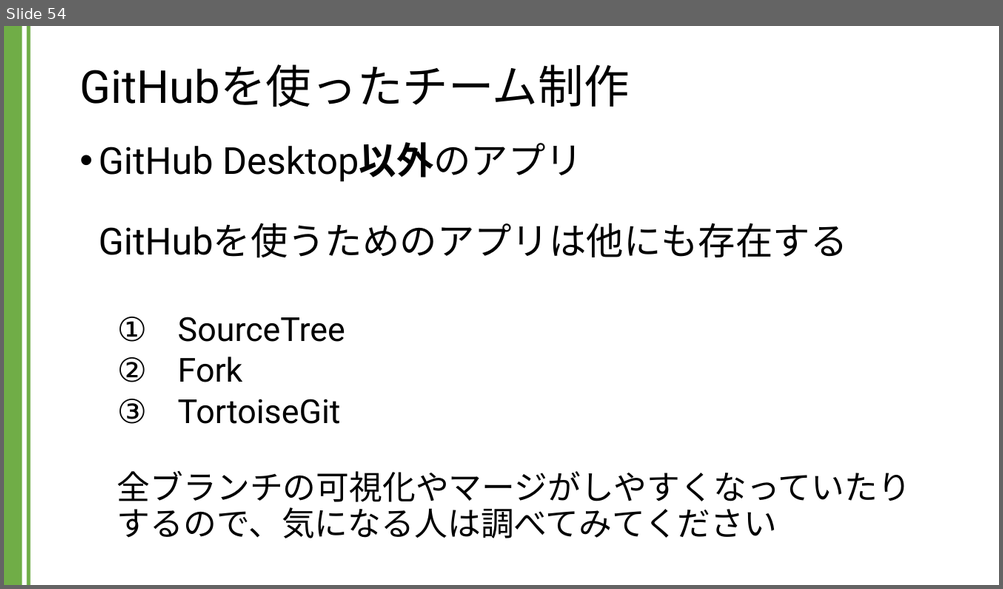
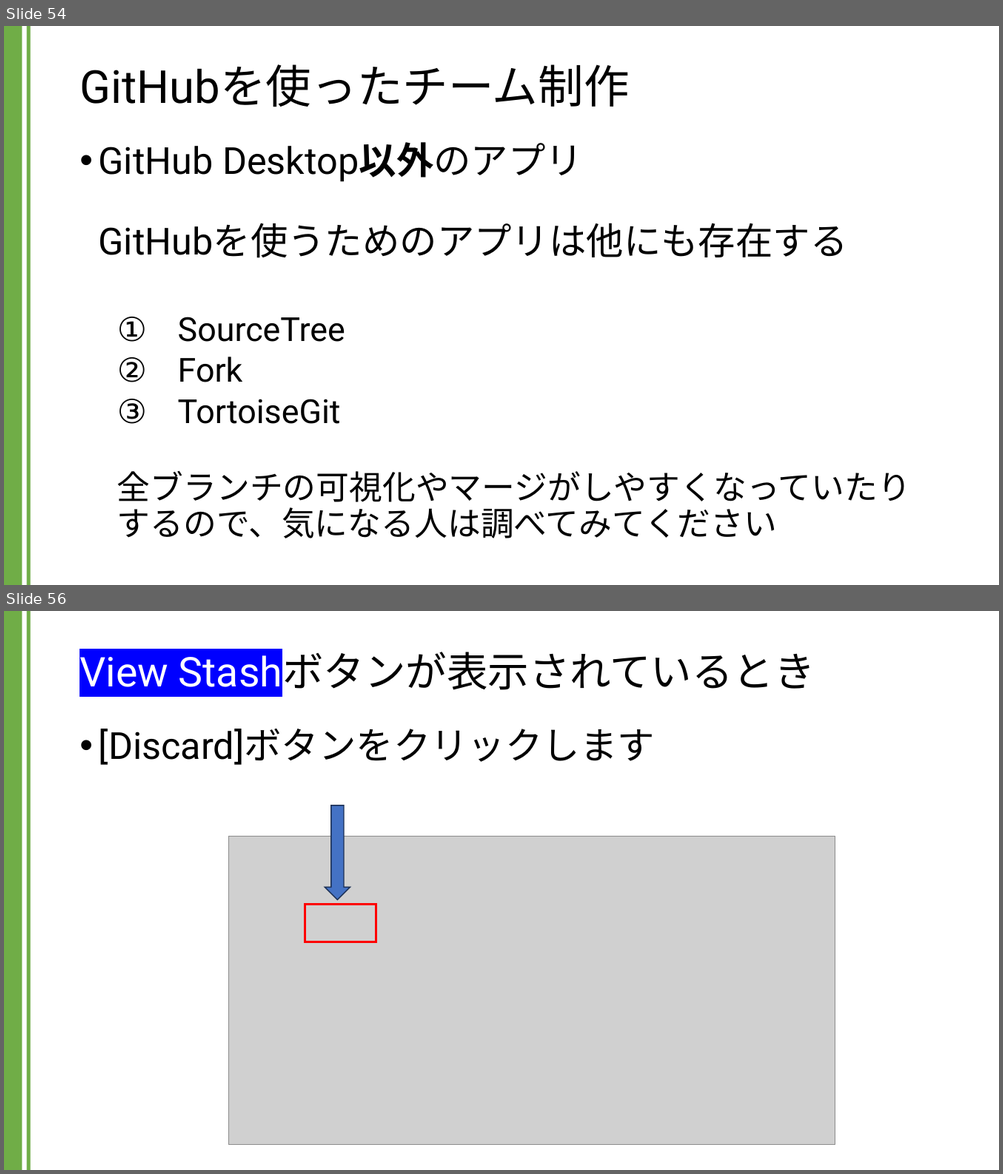
Before and after one commit to kic-murata/cpp2024, a slide deck: 授業資料/GitHubを用いたチーム制作.pptx. Shown one above the other, each under a label of ours: slide 54 before the commit, slides 54 and 56 after it; the slides between them are not shown. The pictures are 1003x589 and 1003x1174 pixels, drawn with LibreOffice and Linux fonts; fonts in the diff are those of the drawing; grey boxes stand for pictures. Boxes give left, top, right and bottom in pixels: in the first picture for what was removed or moved away, otherwise in the second. Text is boxed around its words. In the diff, an @@ line names an element or a change of style, - is before the commit and + after.

```diff
--- a/授業資料/GitHubを用いたチーム制作.pptx
+++ b/授業資料/GitHubを用いたチーム制作.pptx
@@ slide 56 added at [4,611,999,1170], background #FFFFFF; not listed: 2 template elements that a slide beside it also shows @@
@@ title added at [79,649,814,696], 39.6 pt, text #000000 @@
+View Stashボタンが表示されているとき
@@ text added at [99,729,654,765], 36 pt, text #000000 @@
+• [Discard]ボタンをクリックします
@@ down arrow added at [325,806,350,900], fill #4472C4, outline #1E3256 1 pt @@
@@ picture added at [228,836,835,1145] @@
@@ rectangle added at [304,905,376,943], outline #FF0000 2.25 pt @@
```
Also in this commit, not shown: 1 other slide added.
